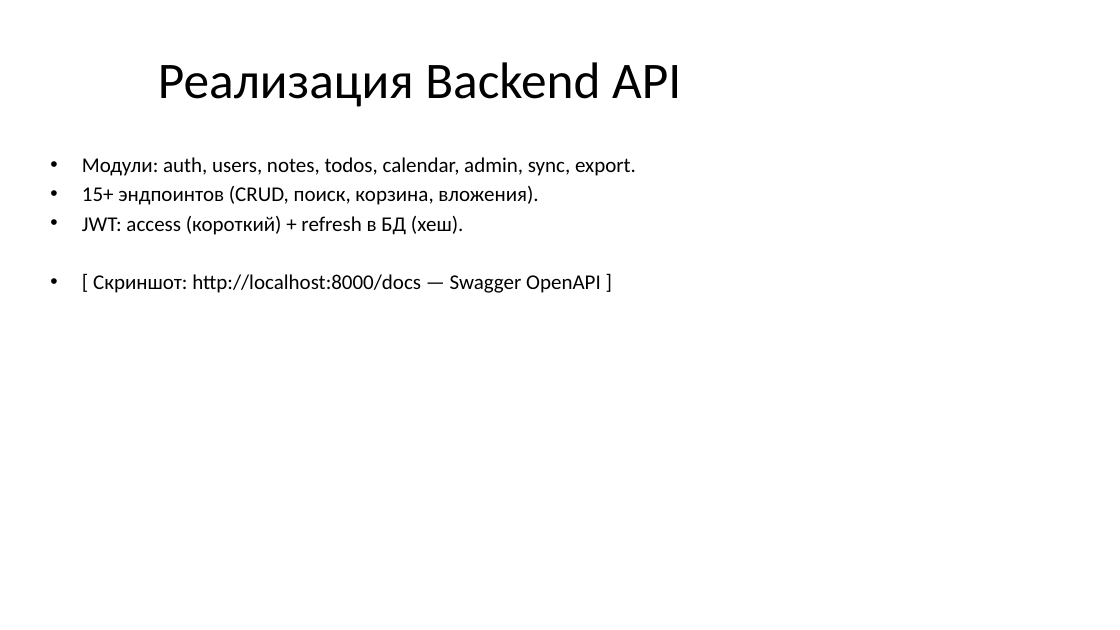
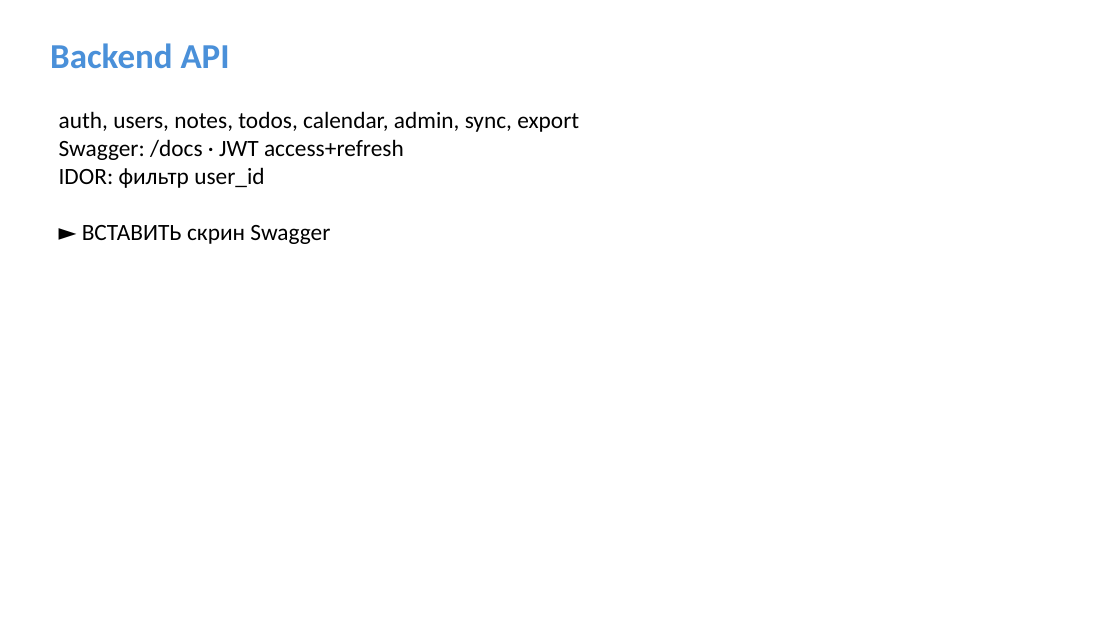
Before and after one commit to Sergei0319/ticktick-diplom, a slide deck: slide 5 of presentation/Презентация_TickTick_диплом.pptx. Drawn at 1120x630 pixels with LibreOffice and Linux fonts; fonts in the diff are those of the drawing. Boxes give left, top, right and bottom in pixels: in the first picture for what was removed or moved away, otherwise in the second. Text is boxed around its words. In the diff, an @@ line names an element or a change of style, - is before the commit and + after.

```diff
--- a/presentation/Презентация_TickTick_диплом.pptx
+++ b/presentation/Презентация_TickTick_диплом.pptx
@@ text "Backend API" at [50,43,230,68]: vertical alignment middle to top @@
@@ text at [50,43,230,68]: text changed; size 44 to 30 pt; text colour #000000 to #4A90D9; bold on @@
-Реализация Backend API
+Backend API
@@ text at [59,111,579,244]: text changed; size 18 to 20 pt @@
-• Модули: auth, users, notes, todos, calendar, admin, sync, export.
-• 15+ эндпоинтов (CRUD, поиск, корзина, вложения).
-• JWT: access (короткий) + refresh в БД (хеш).
-• [ Скриншот: http://localhost:8000/docs — Swagger OpenAPI ]
+auth, users, notes, todos, calendar, admin, sync, export
+Swagger: /docs · JWT access+refresh
+IDOR: фильтр user_id
+► ВСТАВИТЬ скрин Swagger
```
Also in this commit, not shown: 6 other slides changed, 3 slides added, 3 slides removed.
